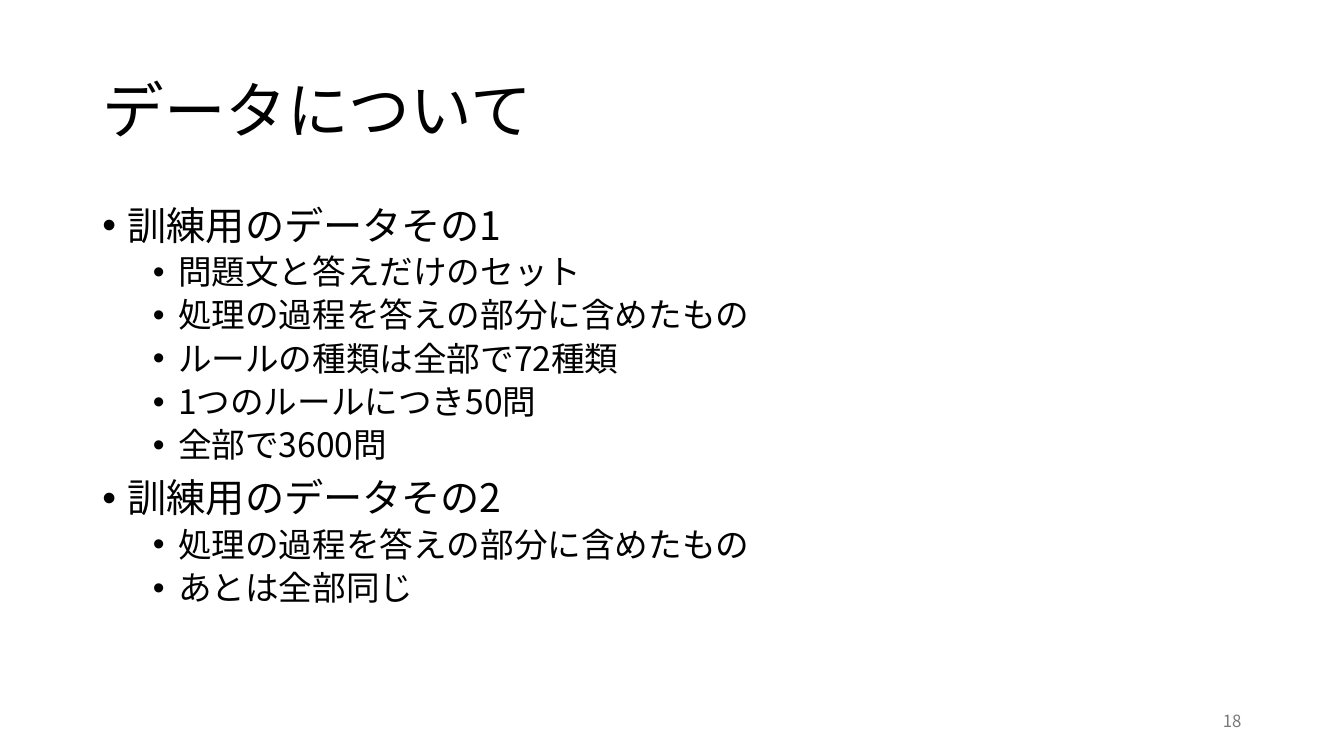
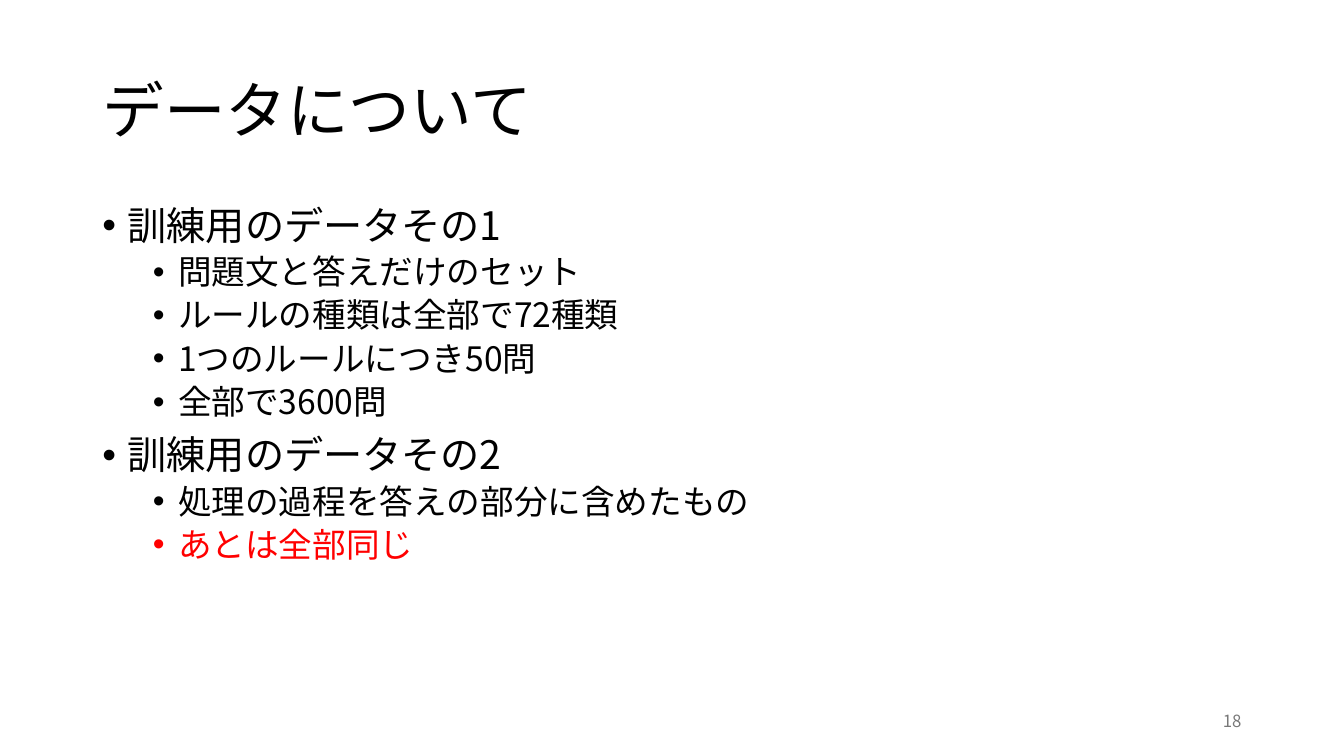
Before and after one commit to rollotea/array-task, a slide deck: slide 18 of 生成AIの追加学習による問題.pptx. Drawn at 1344x756 pixels with LibreOffice and Linux fonts; fonts in the diff are those of the drawing. Boxes give left, top, right and bottom in pixels: in the first picture for what was removed or moved away, otherwise in the second. Text is boxed around its words. In the diff, an @@ line names an element or a change of style, - is before the commit and + after.

```diff
--- a/生成AIの追加学習による問題.pptx
+++ b/生成AIの追加学習による問題.pptx
@@ text at [178,298,749,330]: paragraph removed @@
-  • 処理の過程を答えの部分に含めたもの
@@ text at [178,528,413,560]: text colour #000000 to #FF0000 in "あとは全部同じ" @@
```
Also in this commit, not shown: 5 other slides changed, 1 slide added.
